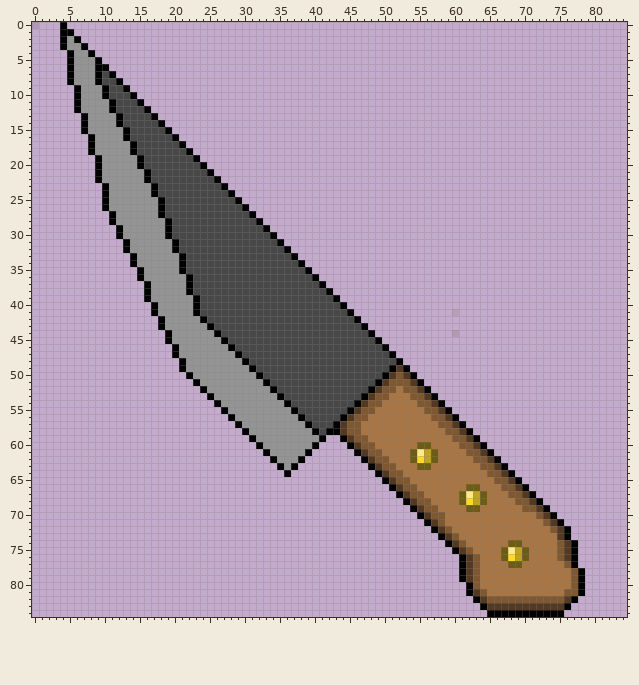
Two states of a sprite sheet, Assets/Sprites/Mateu jogar/itens coletaveis/faca.png. The first picture shows the starting point.
The file is 85x85 pixels. Pixels under 10% opacity are left out.
And afterwards:
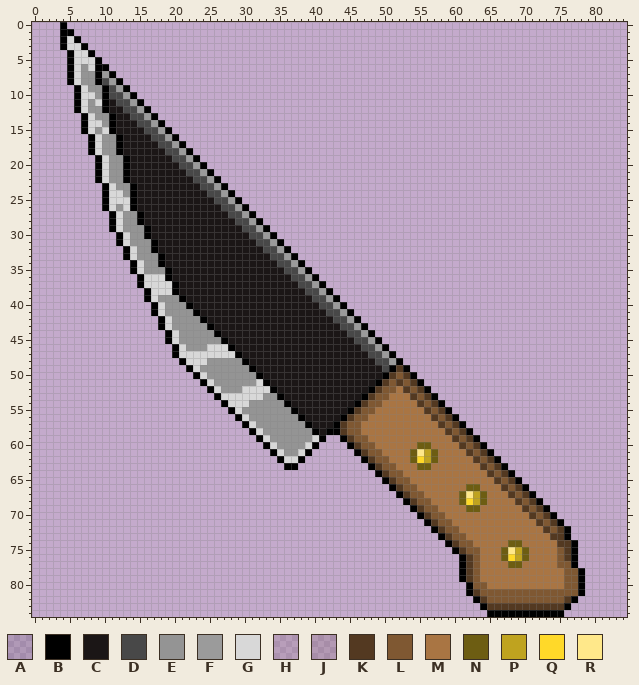
Palette (. is transparent): A #0000001a  B #000000  C #1b1616  D #484848  E #949494  F #9b9b9b  G #d8d8d8  H #5339211b  J #53392126  K #533921  L #7f5832  M #a97543  N #6d5d12  P #bfa31f  Q #ffd929  R #ffe88a
Change:
Changed rows in their new state; - is an unchanged pixel.
first column x 0:
 0 .----------------------------------------------------------------------------
 2 -----G-----------------------------------------------------------------------
 3 -----GG----------------------------------------------------------------------
 4 ------GG---------------------------------------------------------------------
 5 ------GGG--------------------------------------------------------------------
 6 ------G-G--------------------------------------------------------------------
 7 ------G---F------------------------------------------------------------------
 8 ------G----F-----------------------------------------------------------------
 9 -------G----F----------------------------------------------------------------
10 -------GG----F---------------------------------------------------------------
11 -------G-GBC--F--------------------------------------------------------------
12 -------G--BCC--F-------------------------------------------------------------
13 --------G--BCC--F------------------------------------------------------------
14 --------GG-BCCC--F-----------------------------------------------------------
15 --------G-GBCCCC--F----------------------------------------------------------
16 ---------G--BCCCC--F---------------------------------------------------------
17 ---------G--BCCCCC--F--------------------------------------------------------
18 ---------G--BCCCCCC--F-------------------------------------------------------
19 ----------G--BCCCCCC--F------------------------------------------------------
20 ----------G--BCCCCCCC--F-----------------------------------------------------
21 ----------G--BCCCCCCCC--F----------------------------------------------------
22 ----------G--BCCCCCCCCC--F---------------------------------------------------
23 -----------G--BCCCCCCCCC--F--------------------------------------------------
24 -----------GG-BCCCCCCCCCC--F-------------------------------------------------
25 -----------GGGBCCCCCCCCCCC--F------------------------------------------------
26 -----------G-GBCCCCCCCCCCCC--F-----------------------------------------------
27 ------------G--BCCCCCCCCCCCC--F----------------------------------------------
28 ------------G--BCCCCCCCCCCCCC--F---------------------------------------------
29 -----------BG---BCCCCCCCCCCCCC--F--------------------------------------------
30 -------------G--BCCCCCCCCCCCCCC--F-------------------------------------------
31 ------------BG---BCCCCCCCCCCCCCC--F------------------------------------------
32 --------------G--BCCCCCCCCCCCCCCC--F-----------------------------------------
33 -------------BG---BCCCCCCCCCCCCCCC--F----------------------------------------
34 ---------------G--BCCCCCCCCCCCCCCCC--F---------------------------------------
35 --------------BG---BCCCCCCCCCCCCCCCC--F--------------------------------------
36 ----------------GGGBCCCCCCCCCCCCCCCCC--F-------------------------------------
37 ---------------BGGGGBCCCCCCCCCCCCCCCCC--F------------------------------------
38 -----------------GGGBCCCCCCCCCCCCCCCCCC--F-----------------------------------
39 -----------------G---BCCCCCCCCCCCCCCCCCC--F----------------------------------
40 ------------------G---BCCCCCCCCCCCCCCCCCC--F---------------------------------
41 ------------------G-----CCCCCCCCCCCCCCCCCC--F---------------.----------------
42 -------------------G-----CCCCCCCCCCCCCCCCCC--F-------------------------------
43 -------------------G------CCCCCCCCCCCCCCCCCC--F------------------------------
44 --------------------G------CCCCCCCCCCCCCCCCCC--F------------.----------------
45 --------------------G-------CCCCCCCCCCCCCCCCCC--F----------------------------
46 ---------------------G---GGG-CCCCCCCCCCCCCCCCCC--F---------------------------
47 ---------------------GGGGGGGG-CCCCCCCCCCCCCCCCCC--F--------------------------
48 ----------------------GGG------CCCCCCCCCCCCCCCCCC--F-------------------------
49 ---------------------.BG--------CCCCCCCCCCCCCCCCCC---------------------------
50 ----------------------.BG--------CCCCCCCCCCCCCCCCC---------------------------
51 -----------------------.BG------G-CCCCCCCCCCCCCCC---K------------------------
52 ------------------------.BG---GGGG-CCCCCCCCCCCCC-----K-----------------------
53 -------------------------.BGGGGGG---CCCCCCCCCCC-------K----------------------
54 --------------------------.BGGG------CCCCCCCCC---------K---------------------
55 ---------------------------.BG--------CCCCCCC-----------K--------------------
56 ----------------------------.BG--------CCCCC-------------K-------------------
57 -----------------------------.BG--------CCC---------------K------------------
58 ------------------------------.BG--------C-----------------K-----------------
59 -------------------------------.BG------G-------------------K----------------
60 --------------------------------.BG----G---------------------K---------------
61 ---------------------------------.BG--G-----------------------K--------------
62 ----------------------------------.BGG-------------------------K-------------
63 -----------------------------------.B---------------------------K------------
64 ------------------------------------.----------------------------K-----------
65 ------------------------------------------------------------------K----------
66 -------------------------------------------------------------------K---------
67 --------------------------------------------------------------------K--------
68 ---------------------------------------------------------------------K-------
69 ----------------------------------------------------------------------K------
70 -----------------------------------------------------------------------K-----
71 -----------------------------------------------------------L------------K----
72 ------------------------------------------------------------L------------K---
73 -------------------------------------------------------------L------------K--
74 --------------------------------------------------------------L------------K-
75 ---------------------------------------------------------------L-------------
77 ---------------------------------------------------------------------------L-
78 ----------------------------------------------------------------------------L
79 ----------------------------------------------------------------------------L
80 ----------------------------------------------------------------L-----------L
81 -----------------------------------------------------------------LLLLLLLLLLL-
